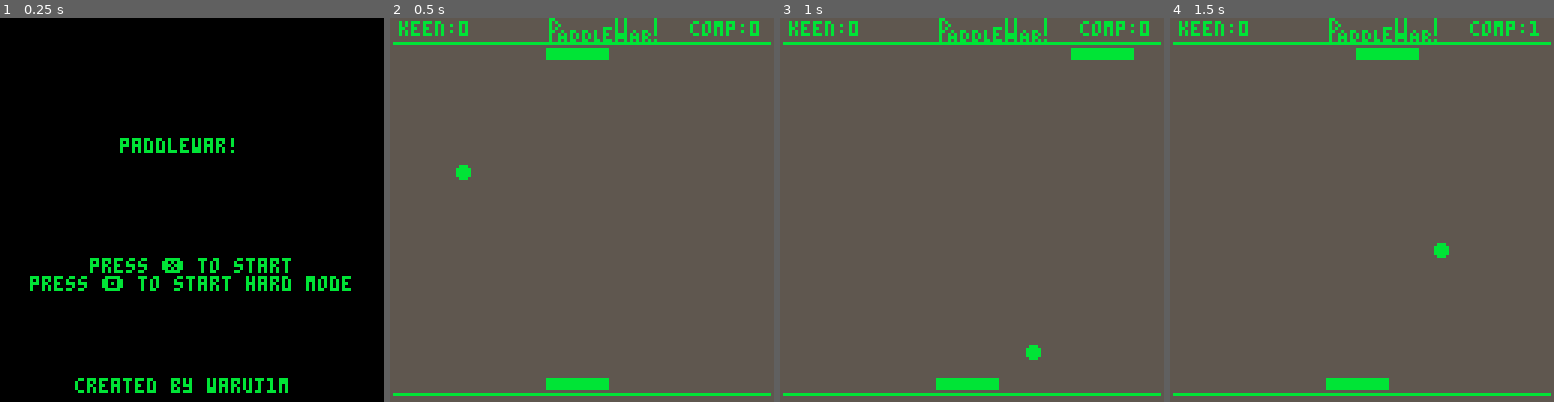
Above: before the commit, frames 1-4 (left to right).
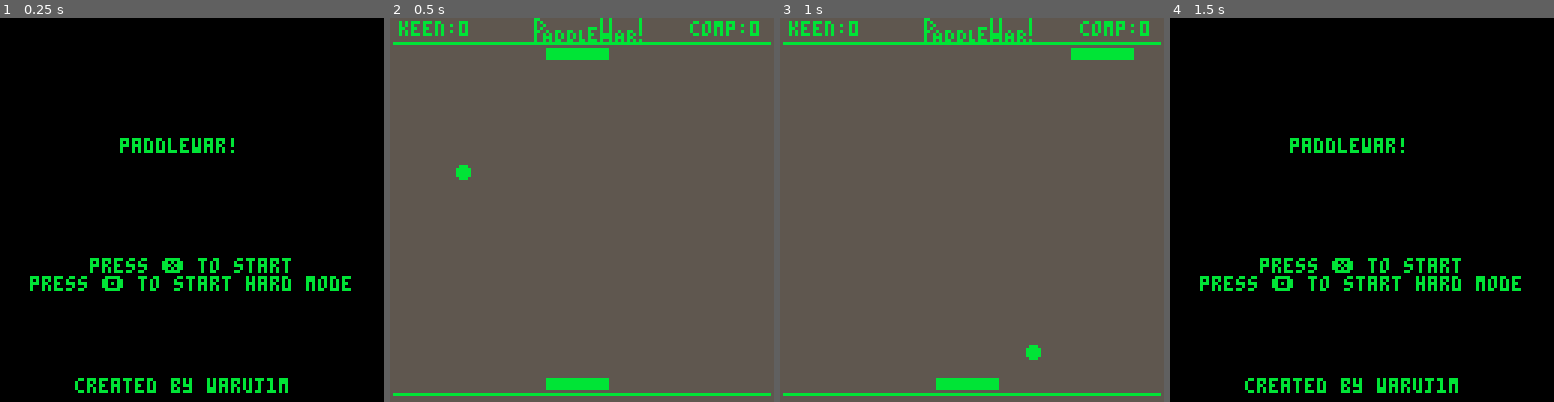
Above: after the commit, the same moments.

Repository: waruj1m/waruj1m.github.io
Game: PICO-8 cartridge public/paddlewar!.p8
The game is run twice, just before and just after one commit, with the same random seed, the same clock (stepped at 60 frames per second) and the same inputs.
Inputs:
- Up to frame 1 (0.25 s): no input
- Up to frame 2 (0.5 s): tap X (X key) at 0.33 s
- Up to frame 3 (1 s): tap O (Z key) at 0.7 s
- Up to frame 4 (1.5 s): tap X (X key) at 1.07 s

Frame 1 is identical in both runs. In frame 2, 0.9% of the frame differs, in the area x 37-70%, y 0-7%; in frame 3, 0.9%; in frame 4, 100%, in the area x 0-100%, y 0-100%.

Commit message:
grow or shrink paddle depending on win or lose, tweaked spr location of title

Diff:
--- a/public/paddlewar!.p8
+++ b/public/paddlewar!.p8
@@ -42,7 +42,7 @@
 elseif mode=="win" then
 end
 
-if complives==21 then
+if complives==1 then
 mode="gameover"
 end
 
@@ -55,7 +55,6 @@
 if btn(5) then
  startgame()
 elseif btn(4) then
- cpad_w=10
  pad_w=10
  startgame()
  end
@@ -187,6 +186,7 @@
 print("paddlewar!", 40,40,11)
 print("press ❎ to start",30,80,11)
 print("press 🅾️ to start hard mode",10,86,11)
+print("press 🅾️ to start hard mode",10,86,11)
 print("created by waruj1m",25,120,11)
 end
 
@@ -197,12 +197,20 @@
 print("you lose!",45,50,11)
 line(20,58,105,58,11)
 print("press ❎ to continue",23,63,11)
+print("try it a little easier now",10,73,11)
 if btn(5) then
  lives=0
  complives=0
  cls()
- draw_start()
 	mode = "start"
+	if pad_w < 90 then
+ pad_w=pad_w+2
+ elseif pad_w > 100 then
+ pad_w=24
+ else
+ pad_w=24
+ end
+	draw_start()
 	end
 
 end
@@ -211,12 +219,22 @@
 cls(5)
 rect(15,45,110,70,11)
 print("you win!!!",45,50,11)
+print("thanks for playing!",25,60,11)
+print("now try hard mode!",25,80,11)
 line(20,57,105,57,11)
-print("press ❎ to continue",23,60,11)
+print("press ❎ to continue",23,100,11)
 if btn(5) then
  lives=0
  complives=0
  mode="start"
+
+ if pad_w == 20 or pad_w == 24 then
+ pad_w=pad_w-2
+ elseif pad_w == 3 then
+ pad_w=10
+ else
+ pad_w=10
+ end
 	update_start()
 	end
 end
@@ -231,7 +249,7 @@
  rectfill(pad_x,pad_y,pad_x+pad_w,pad_y+pad_h,pad_c)
  --static stats etc
  print("keen:"..lives,3,1,11)
- spr(1,53,0,5,1)
+ spr(1,48,0,5,1)
  print("comp:"..complives,100,1,11)
  line(126,8,1,8,11) -- top line
  line(126,125,1,125,11) -- bottom line
Not shown, changed: 130 lines of the sprite sheet (__gfx__) section of public/paddlewar!.p8
Not shown, changed: the thumbnail (__label__) section of public/paddlewar!.p8
